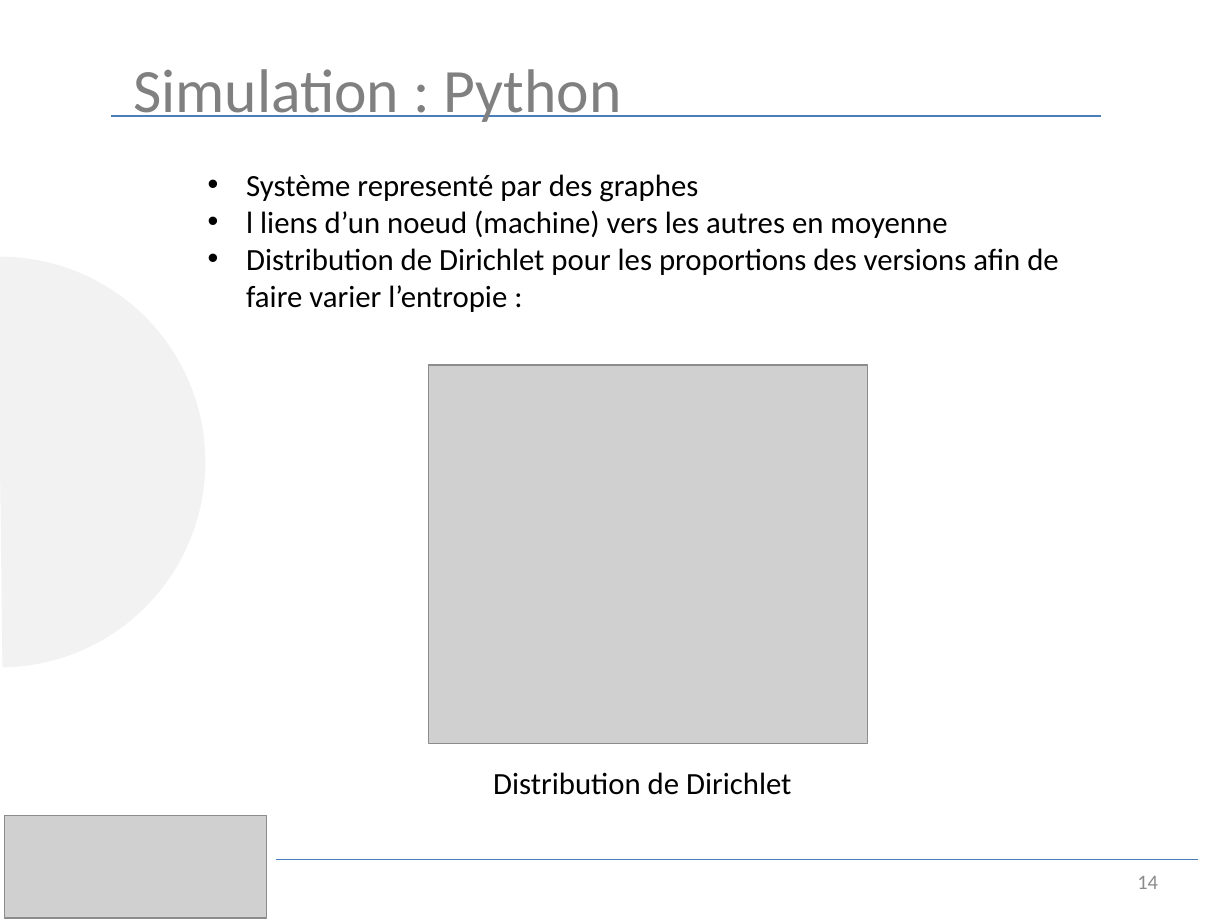
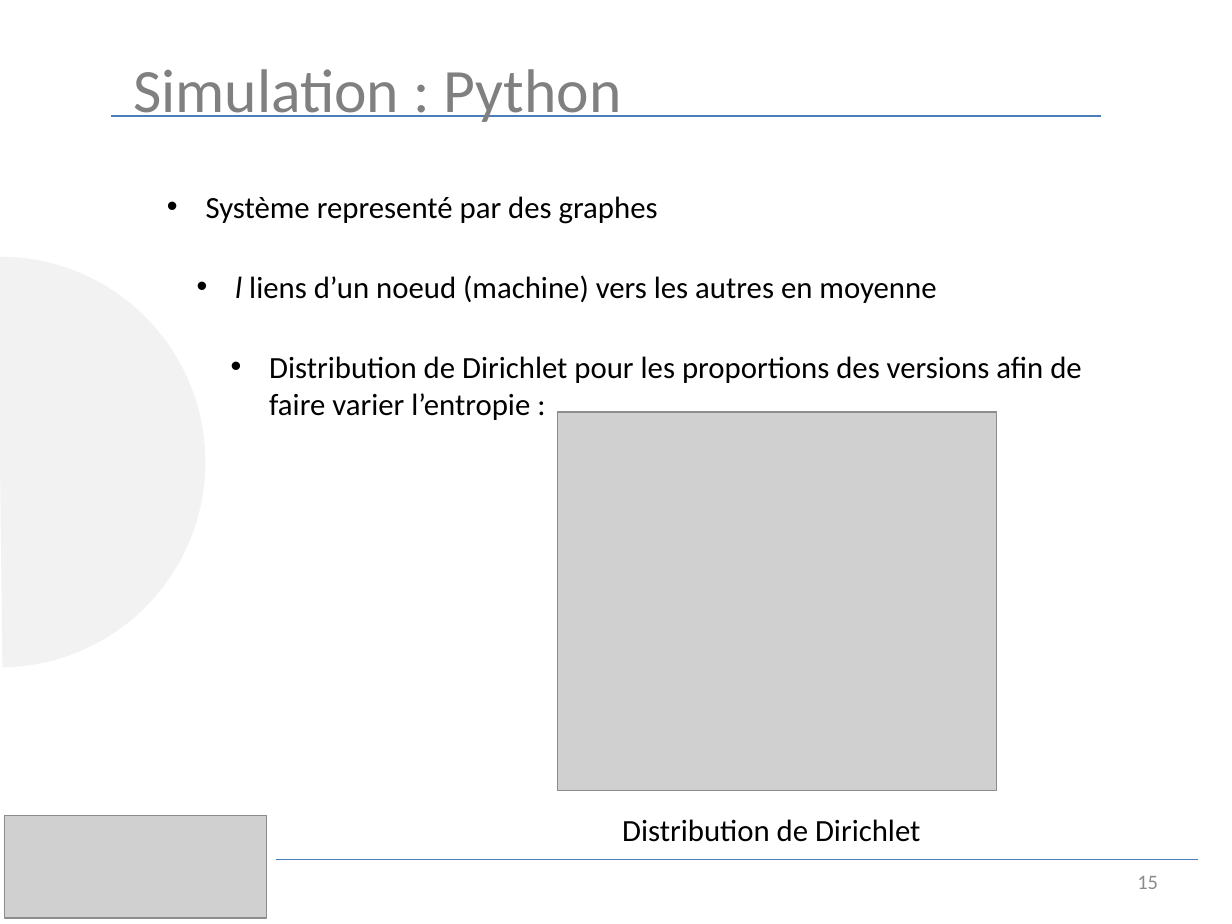
Before and after one commit to luinaudt/inf6422, a slide deck: slide 15 of lab3/presentation.pptx (slide 14 before the commit). Drawn at 1232x924 pixels with LibreOffice and Linux fonts; fonts in the diff are those of the drawing; grey boxes stand for pictures. Boxes give left, top, right and bottom in pixels: in the first picture for what was removed or moved away, otherwise in the second. Text is boxed around its words. In the diff, an @@ line names an element or a change of style, - is before the commit and + after.

Commit message:
mise à jour du ppt
Ajout de quelques slides pour l'intro et mise en forme de l'ensemble du
ppt

```diff
--- a/lab3/presentation.pptx
+++ b/lab3/presentation.pptx
@@ text "Système representé par des graphes" moved from (x1=246, y1=174, x2=1058, y2=312) to (x1=206, y1=196, x2=658, y2=224) @@
@@ text at (x1=246, y1=210, x2=1058, y2=312): paragraphs removed @@
-• l liens d’un noeud (machine) vers les autres en moyenne
-• Distribution de Dirichlet pour les proportions des versions afin de faire varier l’entropie :
@@ text added at (x1=235, y1=275, x2=936, y2=303), 18 pt, text #000000 @@
+• l liens d’un noeud (machine) vers les autres en moyenne
@@ text added at (x1=269, y1=356, x2=1081, y2=420), 18 pt, text #000000 @@
+• Distribution de Dirichlet pour les proportions des versions afin de faire varier l’entropie :
@@ picture moved from (x1=429, y1=365, x2=867, y2=743) to (x1=558, y1=411, x2=997, y2=790) @@
@@ text "Distribution de Dirichlet" moved from (x1=493, y1=772, x2=791, y2=795) to (x1=622, y1=819, x2=920, y2=842) @@
@@ page number at (x1=1137, y1=876, x2=1158, y2=889): text changed @@
-14
+15
```
Also in this commit, not shown: 18 other slides changed, 2 slides added, 1 slide removed.
